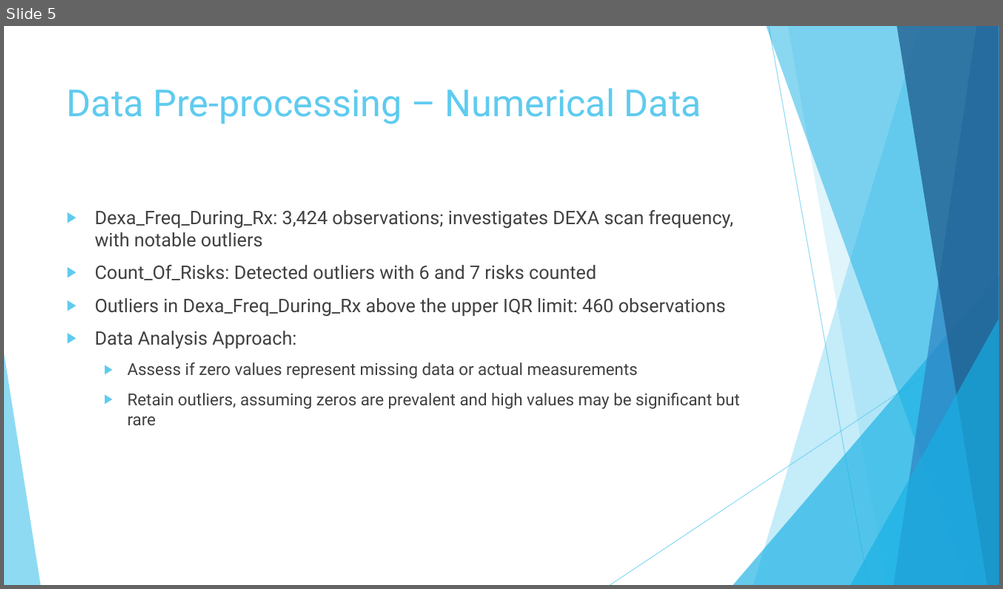
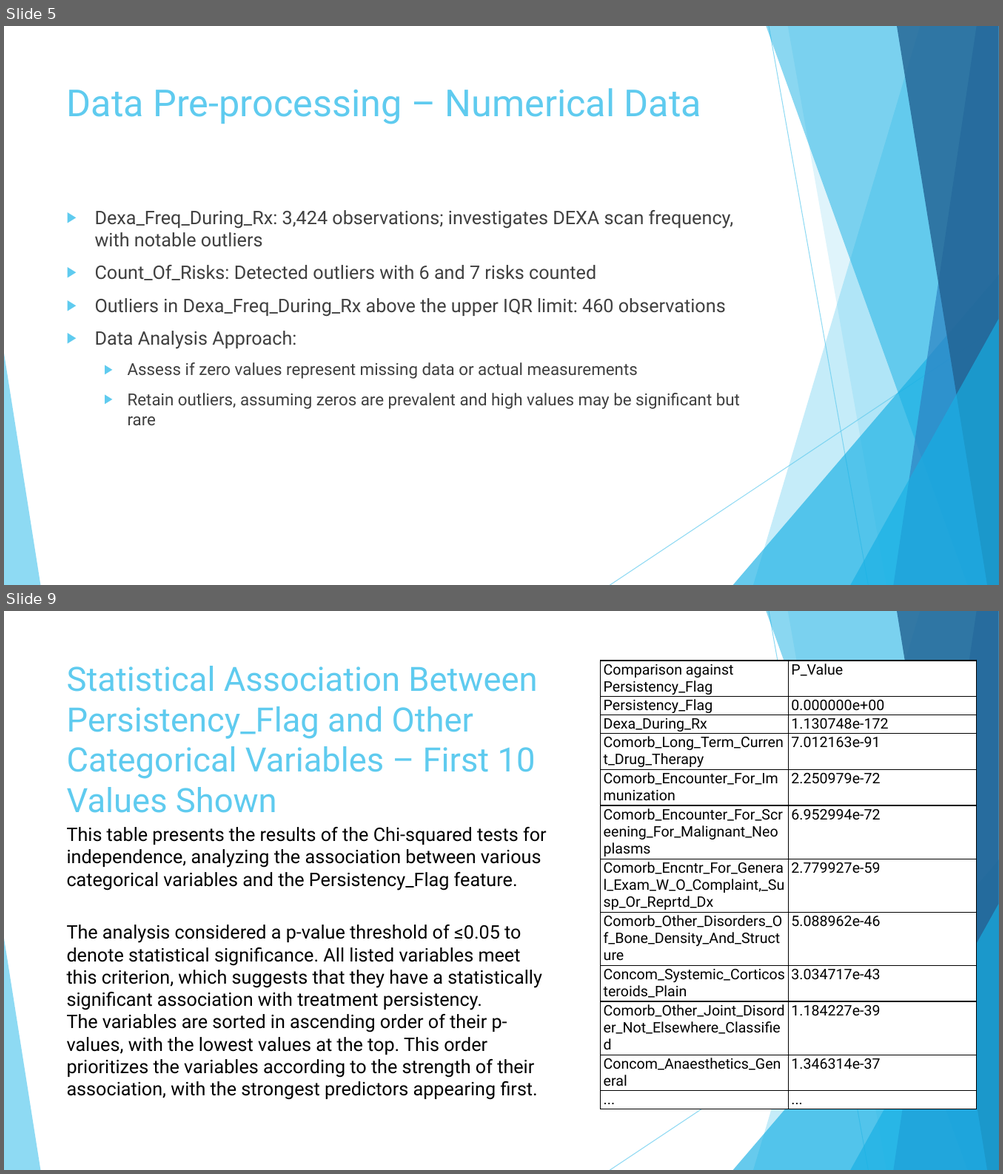
Before and after one commit to Yushamsi/Healthcare-Drug-Classification-EDA, a slide deck: EDA presentation for business users - Week 11.pptx. Shown one above the other, each under a label of ours: slide 5 before the commit, slides 5 and 9 after it; the slides between them are not shown. The pictures are 1003x589 and 1003x1174 pixels, drawn with LibreOffice and Linux fonts; fonts in the diff are those of the drawing. Boxes give left, top, right and bottom in pixels: in the first picture for what was removed or moved away, otherwise in the second. Text is boxed around its words. In the diff, an @@ line names an element or a change of style, - is before the commit and + after.

```diff
--- a/EDA presentation for business users - Week 11.pptx
+++ b/EDA presentation for business users - Week 11.pptx
@@ slide 9 added at (4,611,999,1170), background #FFFFFF; not listed: 10 template elements that a slide beside it also shows @@
@@ title added at (67,666,537,813), 32.4 pt, text #5FCBEF @@
+Statistical Association Between Persistency_Flag and Other Categorical Variables – First 10 Values Shown
@@ table added at (600,661,976,1110), 12 rows, 2 columns @@
+Comparison against Persistency_Flag | P_Value
+Persistency_Flag | 0.000000e+00
+Dexa_During_Rx | 1.130748e-172
+Comorb_Long_Term_Current_Drug_Therapy | 7.012163e-91
+Comorb_Encounter_For_Immunization | 2.250979e-72
+Comorb_Encounter_For_Screening_For_Malignant_Neoplasms | 6.952994e-72
+Comorb_Encntr_For_General_Exam_W_O_Complaint,_Susp_Or_Reprtd_Dx | 2.779927e-59
+Comorb_Other_Disorders_Of_Bone_Density_And_Structure | 5.088962e-46
+Concom_Systemic_Corticosteroids_Plain | 3.034717e-43
+Comorb_Other_Joint_Disorder_Not_Elsewhere_Classified | 1.184227e-39
+Concom_Anaesthetics_General | 1.346314e-37
+... | ...
@@ text added at (67,827,546,891), 18 pt, text #000000 @@
+This table presents the results of the Chi-squared tests for independence, analyzing the association between various categorical variables and the Persistency_Flag feature.
@@ text added at (67,925,542,1100), 18 pt, text #000000 @@
+The analysis considered a p-value threshold of ≤0.05 to denote statistical significance. All listed variables meet this criterion, which suggests that they have a statistically significant association with treatment persistency.
+The variables are sorted in ascending order of their p-values, with the lowest values at the top. This order prioritizes the variables according to the strength of their association, with the strongest predictors appearing first.
```
Also in this commit, not shown: 1 slide changed, 3 other slides added, 4 slides removed, 4 other files.
